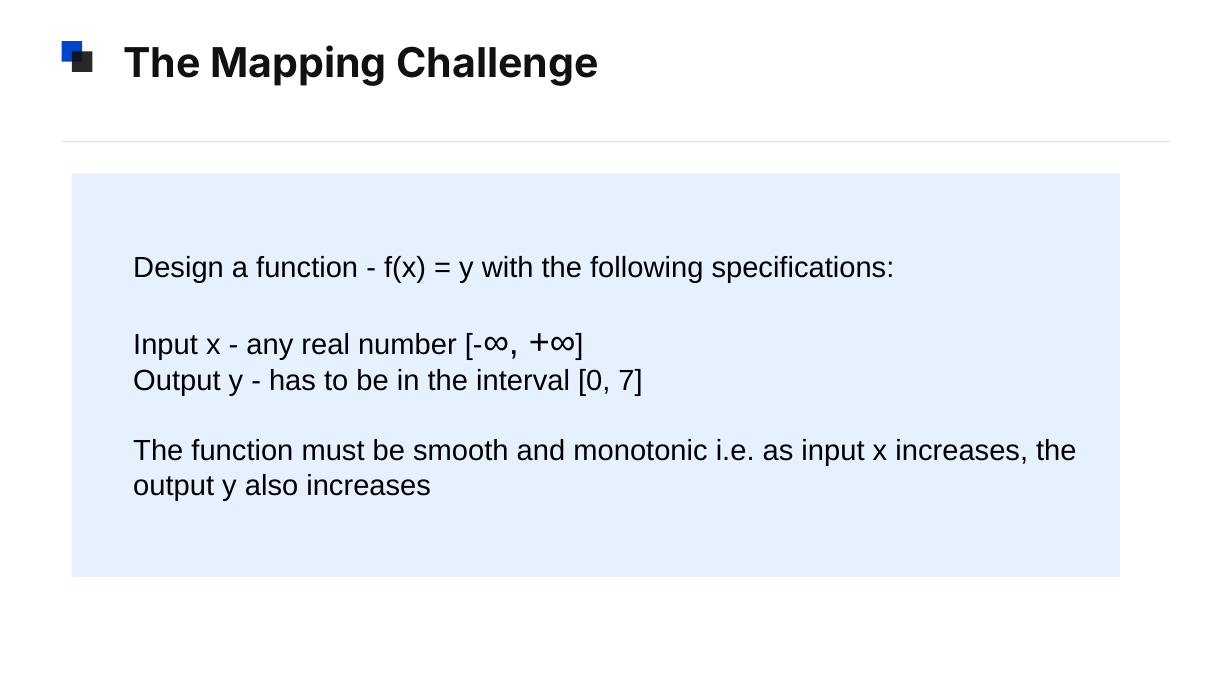
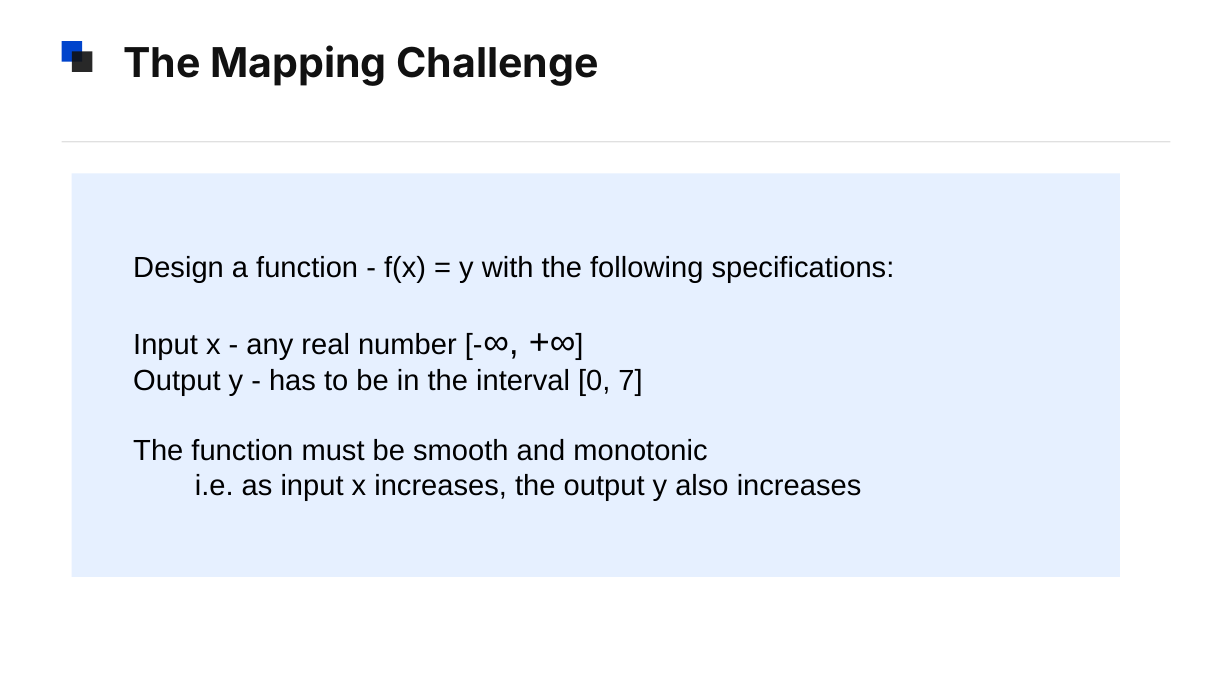
Before and after one commit to brinda-25/workshop, a slide deck: slide 13 of Day2/Data_Science_Interview_Mastery.pptx (slide 10 before the commit). Drawn at 1232x693 pixels with LibreOffice and Linux fonts; fonts in the diff are those of the drawing. Boxes give left, top, right and bottom in pixels: in the first picture for what was removed or moved away, otherwise in the second. Text is boxed around its words. In the diff, an @@ line names an element or a change of style, - is before the commit and + after.

```diff
--- a/Day2/Data_Science_Interview_Mastery.pptx
+++ b/Day2/Data_Science_Interview_Mastery.pptx
@@ text in rectangle at <box>133,439,862,500</box>: text changed @@
-The function must be smooth and monotonic i.e. as input x increases, the output y also increases
+The function must be smooth and monotonic
+i.e. as input x increases, the output y also increases
```
Also in this commit, not shown: 7 other slides changed, 2 slides added, 1 slide removed.
